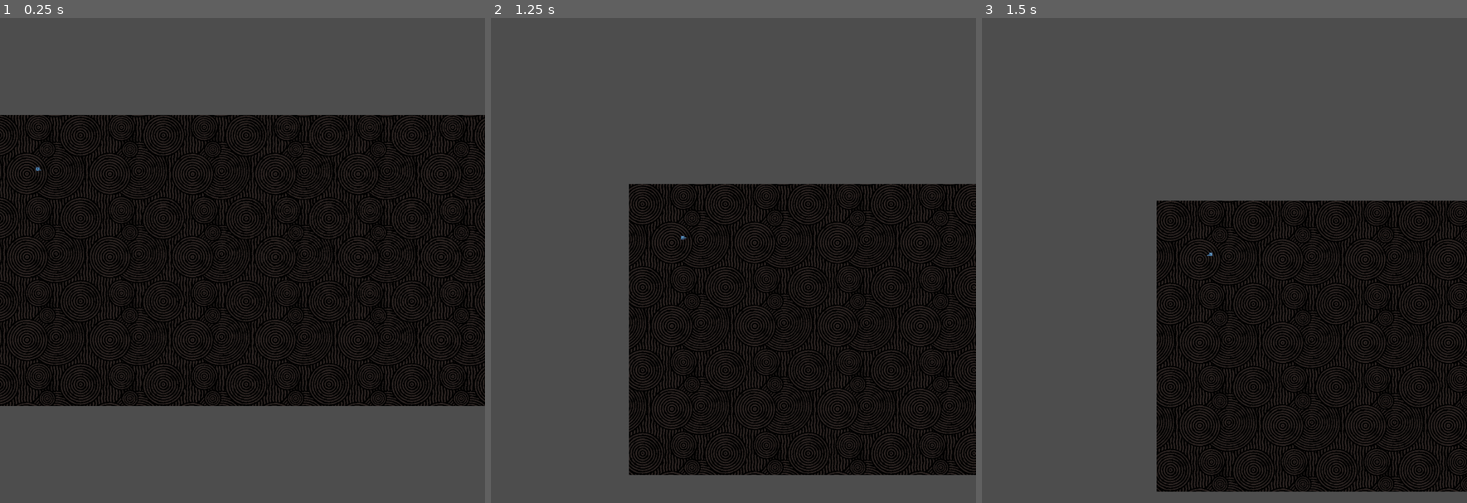
Above: before the commit, frames 1-3 (left to right).
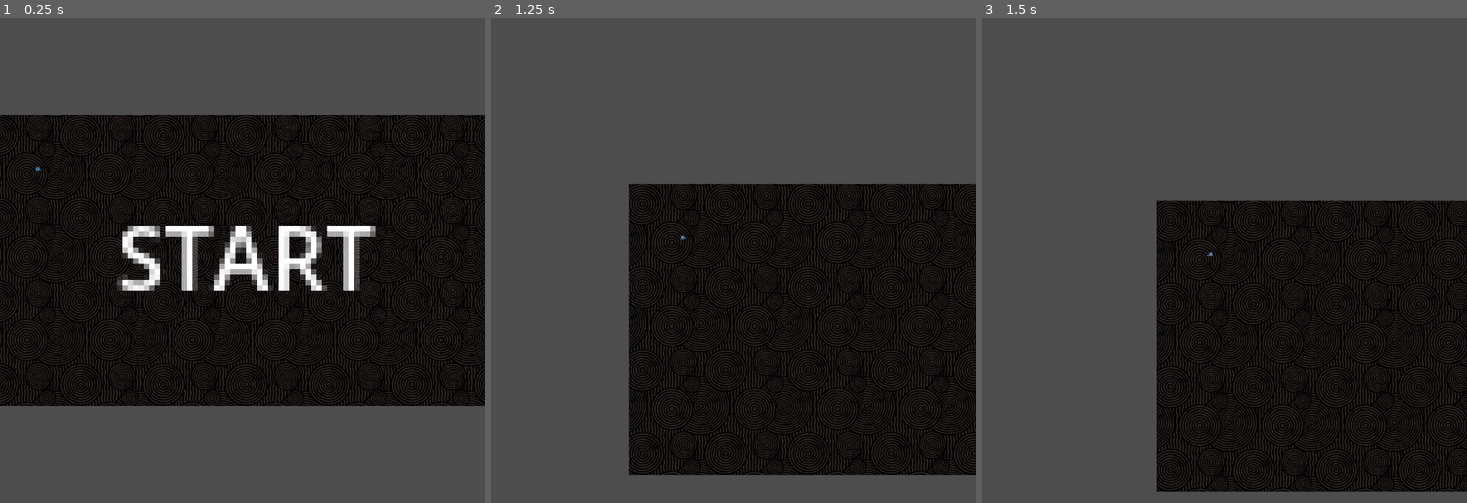
Above: after the commit, the same moments.

Repository: 4wardAerial/spaceInvaders
Game: Godot game, scene res://objects/game/game.tscn
The game is run twice, just before and just after one commit, with the same random seed, the same clock (stepped at 60 frames per second) and the same inputs. The engine's default icon, where the game draws it, is replaced by a stand-in: a white triangle on a blue panel in a dark square.
Inputs (mouse positions are in pixels of both pictures, inside the frame that each line leads up to):
- Up to frame 1 (0.25 s): no input
- Up to frame 2 (1.25 s): tap Enter at 0.5 s; move the mouse to (840, 236) at 0.52 s; hold D (right) from 0.53 s (still down); click (840, 236) at 0.6 s
- Up to frame 3 (1.5 s): move the mouse to (1127, 284) at 1.27 s; release D (right) at 1.28 s; hold S (down) from 1.28 s (still down); right-click (1127, 284) at 1.35 s

The runs differ from the first frame. In frame 1, 3.6% of the frame differs, in the area x 24-78%, y 42-57%; in frame 2, nothing differs; in frame 3, nothing differs.

Commit message:
Adds start text

Diff:
--- a/objects/game/game.tscn
+++ b/objects/game/game.tscn
@@ -1,9 +1,10 @@
-[gd_scene load_steps=5 format=3 uid="uid://yigyivraypeq"]
+[gd_scene load_steps=6 format=3 uid="uid://yigyivraypeq"]
 
 [ext_resource type="PackedScene" uid="uid://q0rt42xv4m8w" path="res://objects/world/world.tscn" id="1_n7f5k"]
 [ext_resource type="Script" path="res://objects/game/game.gd" id="1_usc70"]
 [ext_resource type="PackedScene" uid="uid://cj1wjowq1pqmi" path="res://objects/player/player.tscn" id="2_q1pno"]
 [ext_resource type="PackedScene" uid="uid://begojkm01xxoc" path="res://objects/camera/camera.tscn" id="4_iddxc"]
+[ext_resource type="Script" path="res://objects/game/label.gd" id="5_d3dii"]
 
 [node name="game" type="Node2D"]
 script = ExtResource("1_usc70")
@@ -18,6 +19,15 @@
 
 [node name="projectiles" type="Node2D" parent="."]
 
+[node name="Label" type="Label" parent="."]
+offset_left = 2471.0
+offset_top = 1464.0
+offset_right = 2519.0
+offset_bottom = 1487.0
+scale = Vector2(100, 100)
+text = "START"
+script = ExtResource("5_d3dii")
+
 [connection signal="selected_spawn" from="world" to="." method="_on_world_selected_spawn"]
 [connection signal="bullet_shot" from="player" to="." method="_on_player_bullet_shot"]
 [connection signal="fell_off" from="player" to="." method="_on_player_fell_off"]
--- /dev/null
+++ b/objects/game/label.gd
@@ -0,0 +1,8 @@
+extends Label
+
+func text_remover() -> void:
+	await get_tree().create_timer(1).timeout
+	queue_free()
+
+func _ready() -> void:
+	text_remover()
